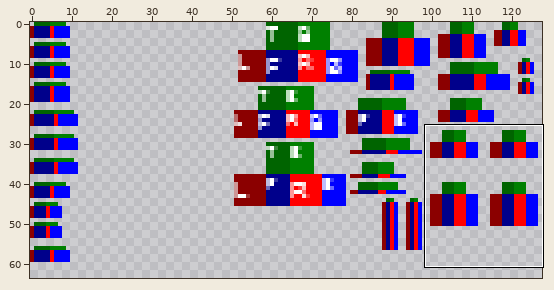
Sprite sheet -- TCN/DoggoSit.png. The picture above shows the old version from afar; the outline marks the close-up.
Close-up. First the earlier version:
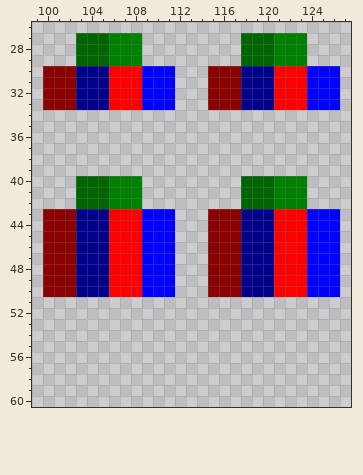
The file is 128x64 pixels. Colours within 5 levels of each other are drawn and written as one. Shown: x 99..127, y 26..60.
Now the later version:
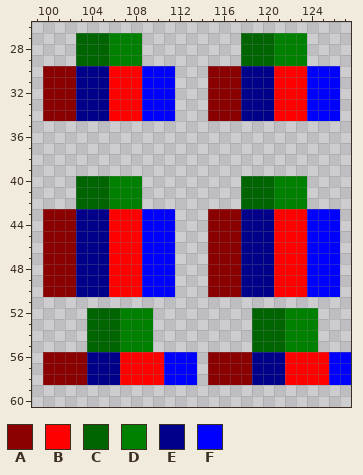
Palette (. is transparent): A #8b0000  B #ff0000  C #006400  D #008000  E #00008b  F #0000ff
The exact change:
y 34: x 100..111 ............ -> AAAEEEBBBFFF; x 115..126 ............ -> AAAEEEBBBFFF
y 52..55: x 104..109 ...... -> CCCDDD; x 119..124 ...... -> CCCDDD
y 56..58: x 100..113 .............. -> AAAAEEEBBBBFFF; x 115..127 ............. -> AAAAEEEBBBBFF
Boxes around the changes in both close-ups, in picture pixels (x1, y1, x2, y2):
added: (43, 110, 340, 121)
added: (43, 308, 351, 385)
